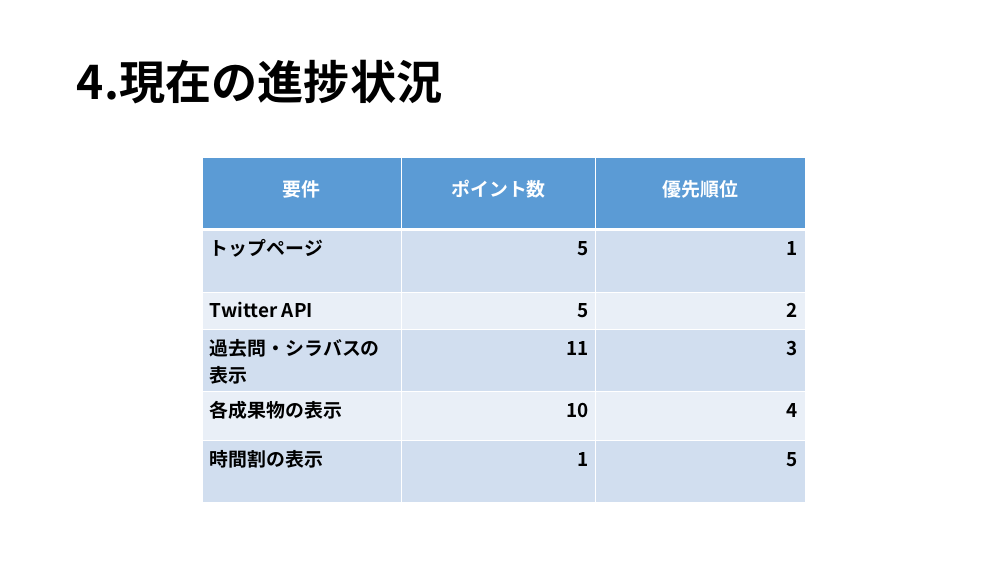
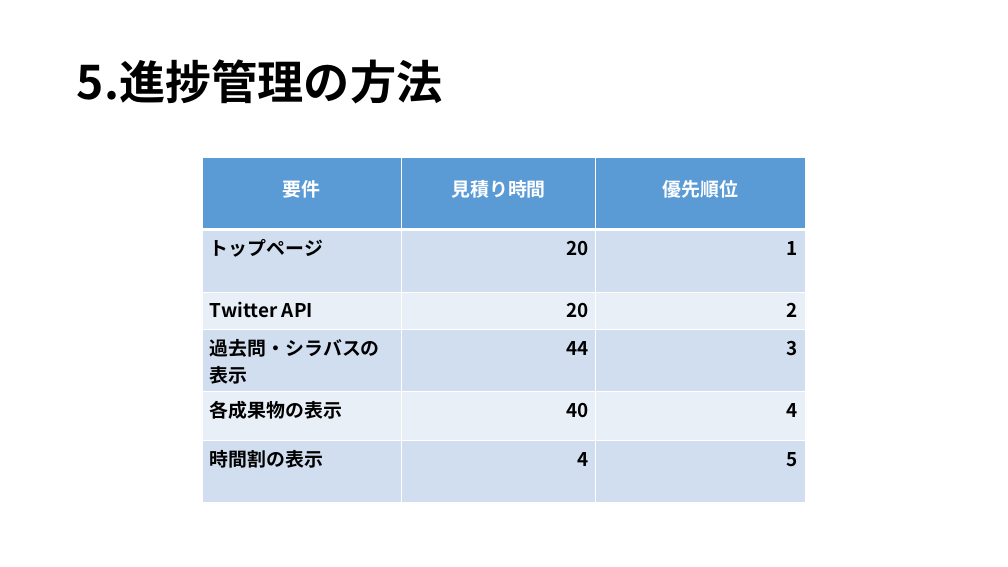
Before and after one commit to kazukiyoshida96/PM-, a slide deck: slide 8 of ＰＭ学科専用2.pptx. Drawn at 1008x567 pixels with LibreOffice and Linux fonts; fonts in the diff are those of the drawing. Boxes give left, top, right and bottom in pixels: in the first picture for what was removed or moved away, otherwise in the second. Text is boxed around its words. In the diff, an @@ line names an element or a change of style, - is before the commit and + after.

Commit message:
パワポ完成、計画書のスプリント、品質マネジメント変更

```diff
--- a/ＰＭ学科専用2.pptx
+++ b/ＰＭ学科専用2.pptx
@@ title at (77, 59, 443, 104): text changed @@
-4.現在の進捗状況
+5.進捗管理の方法
@@ table at (203, 157, 805, 475) @@
-row 1, column 2: ポイント数
+row 1, column 2: 見積り時間
-row 2, column 2: 5
+row 2, column 2: 20
-row 3, column 2: 5
+row 3, column 2: 20
-row 4, column 2: 11
+row 4, column 2: 44
-row 5, column 2: 10
+row 5, column 2: 40
-row 6, column 2: 1
+row 6, column 2: 4
```
Also in this commit, not shown: 8 other slides changed, 1 slide added, 1 other file.
